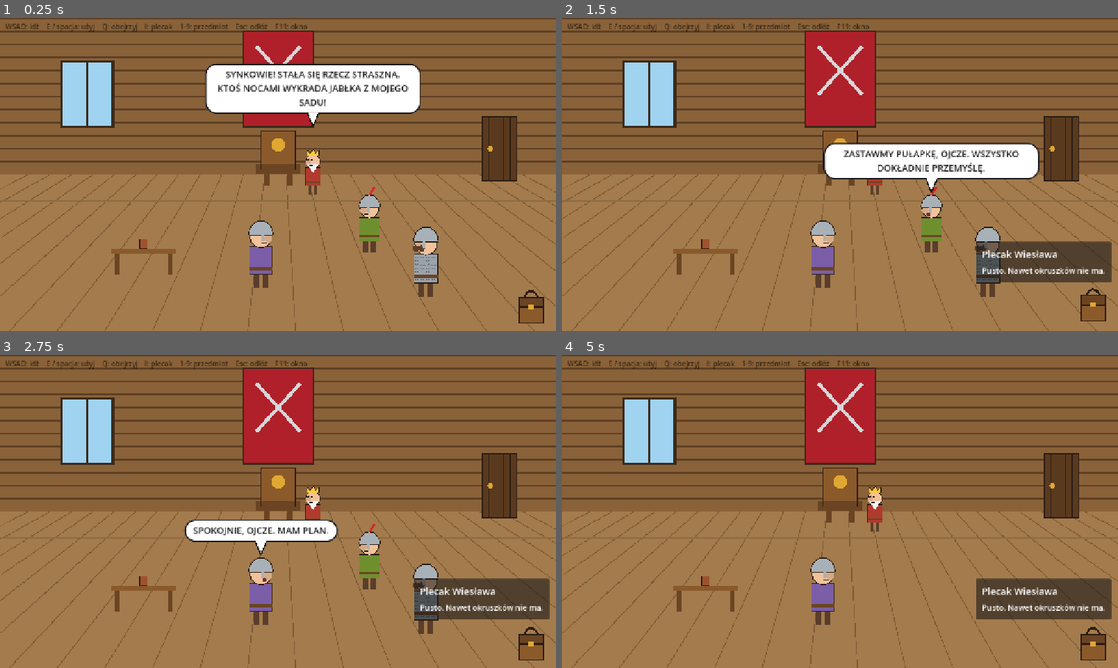
Above: before the commit, frames 1-4 (two rows, left to right).
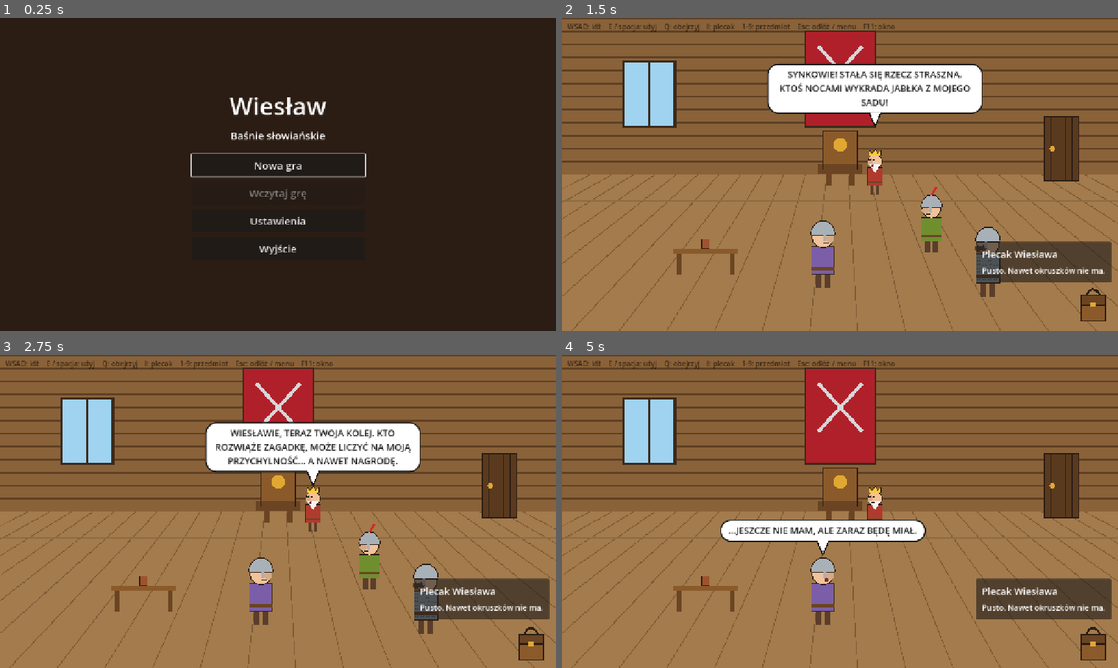
Above: after the commit, the same moments.

Repository: Kiczu/wiesiu-game
Game: Godot game, scene res://scenes/main.tscn
Two runs of this game, one before a commit and one after it. Both use one fixed random seed, a clock stepped at 60 frames per second and the inputs below.
Inputs (mouse positions are in pixels of both pictures, inside the frame that each line leads up to):
- Up to frame 1 (0.25 s): no input
- Up to frame 2 (1.5 s): click (840, 165) at 0.5 s, where only the run after the commit has a clickable "Nowa gra"; click (1090, 305) at 1.25 s
- Up to frame 3 (2.75 s): tap Enter at 2 s; move the mouse to (400, 495) at 2.02 s; hold D (move_right) from 2.03 s (still down); tap E (interact) at 2.1 s; click (400, 495) at 2.17 s; tap Space at 2.27 s; tap Q (look) at 2.3 s
- Up to frame 4 (5 s): tap Space at 2.75, 3.02, 4.52 s; move the mouse to (728, 527) at 2.77 s; release D (move_right) at 2.78 s; hold S (move_down) 2.78-3.53 s; tap Q (look) at 2.85, 3.8, 4.35 s; click (728, 527) at 2.92 s; tap E (interact) at 3.05, 3.6, 4.55 s; move the mouse to (895, 442) at 3.52 s; hold D (move_right) 3.53-4.28 s; click (895, 442) at 3.67 s; move the mouse to (812, 574) at 4.27 s; hold W (move_up) from 4.28 s (still down); click (812, 574) at 4.42 s

The runs differ from the first frame. In frame 1, 98% of the frame differs, in the area x 0-100%, y 0-100%; in frame 2, 11%; in frame 3, 8.4%; in frame 4, 2.7%.

Commit message:
feat(menu): add main menu, pause menu, save slots and settings
The game opens on a main menu. Esc opens a pause menu with 3 save slots, and every room change autosaves. Settings (full screen, speech speed) are kept between runs. Czesław now stays asleep when the orchard is entered again or loaded.

Diff:
--- a/rooms/sad.gd
+++ b/rooms/sad.gd
@@ -40,6 +40,7 @@
 	czeslaw.mustache = true
 	czeslaw.chainmail = true
 	czeslaw.facing = -1
+	czeslaw.asleep = Game.flag("czeslaw_spi") and not Game.flag("jablka_odzyskane")
 	add_hotspot("czeslaw", "Czesław Waleczny", czeslaw.position + Vector2(-40, 2), Vector2(170, 150), czeslaw.position + Vector2(-190, -10))
 
 	ksiaze = add_character("Książę Jarosław", Vector2(170, 560), Color("b03a2e"))
--- a/scripts/game.gd
+++ b/scripts/game.gd
@@ -14,6 +14,17 @@
 
 var inventory: Array[String] = []
 var flags := {}
+
+## Save slot 0 is the autosave made on every room change; 1-3 are the player's.
+const SAVE_SLOTS := 3
+const SETTINGS_PATH := "user://settings.cfg"
+
+var save_prefix := "user://save_"
+## Settings: speech bubbles stay on screen 1 / text_speed as long.
+var text_speed := 1.0
+var fullscreen := true
+## Slot to load after the scene reloads (loading from the pause menu).
+var pending_load := -1
 
 ## Test mode: speech ends instantly and characters teleport instead of walking.
 var fast := false
@@ -48,6 +59,64 @@
 	return flags.get(key, false)
 
 
+func save_game(slot: int, room_id: String) -> void:
+	var data := {
+		"room": room_id,
+		"inventory": inventory,
+		"flags": flags,
+		"time": Time.get_datetime_string_from_system(false, true),
+	}
+	var file := FileAccess.open(save_prefix + str(slot) + ".json", FileAccess.WRITE)
+	if file:
+		file.store_string(JSON.stringify(data))
+
+
+## The save's contents, or an empty dictionary when the slot is empty or broken.
+func read_save(slot: int) -> Dictionary:
+	var path := save_prefix + str(slot) + ".json"
+	if not FileAccess.file_exists(path):
+		return {}
+	var data: Variant = JSON.parse_string(FileAccess.get_file_as_string(path))
+	return data if data is Dictionary and data.has("room") else {}
+
+
+## Restores the inventory and flags; returns the room to enter, or "" if the slot is empty.
+func load_game(slot: int) -> String:
+	var data := read_save(slot)
+	if data.is_empty():
+		return ""
+	inventory.assign(data["inventory"])
+	flags = data["flags"]
+	inventory_changed.emit()
+	return data["room"]
+
+
+## The slot with the newest save, or -1 when there are none.
+func latest_save() -> int:
+	var best := -1
+	var best_time := ""
+	for slot in SAVE_SLOTS + 1:
+		var data := read_save(slot)
+		if not data.is_empty() and data["time"] > best_time:
+			best = slot
+			best_time = data["time"]
+	return best
+
+
+func load_settings() -> void:
+	var config := ConfigFile.new()
+	if config.load(SETTINGS_PATH) == OK:
+		text_speed = config.get_value("game", "text_speed", text_speed)
+		fullscreen = config.get_value("game", "fullscreen", fullscreen)
+
+
+func save_settings() -> void:
+	var config := ConfigFile.new()
+	config.set_value("game", "text_speed", text_speed)
+	config.set_value("game", "fullscreen", fullscreen)
+	config.save(SETTINGS_PATH)
+
+
 func reset() -> void:
 	inventory.clear()
 	flags.clear()
--- a/scripts/main.gd
+++ b/scripts/main.gd
@@ -10,6 +10,9 @@
 var room: Room
 var room_id := ""
 var ui: GameUI
+var menu: GameMenu
+## Tests start straight in the first room, without the main menu.
+var skip_menu := false
 ## True while a cutscene runs; clicks are ignored then.
 var busy := false
 ## Last input came from the keyboard: the hotspot in front of Wiesław is the target, not the one under the mouse.
@@ -30,11 +33,55 @@
 
 func _ready() -> void:
 	_bind_keys()
+	Game.load_settings()
+	GameMenu.apply_fullscreen()
 	ui = GameUI.new()
 	add_child(ui)
-	ui.restart_requested.connect(_restart)
-	_enter_room(FIRST_ROOM)
+	ui.restart_requested.connect(_to_main_menu)
+	menu = GameMenu.new()
+	add_child(menu)
+	menu.new_game_requested.connect(_new_game)
+	menu.load_requested.connect(_load)
+	menu.save_requested.connect(func(slot: int) -> void: Game.save_game(slot, room_id))
+	menu.resume_requested.connect(menu.close)
+	menu.main_menu_requested.connect(_to_main_menu)
+	if Game.pending_load >= 0:
+		var slot := Game.pending_load
+		Game.pending_load = -1
+		_start(Game.load_game(slot))
+	elif skip_menu:
+		_start(FIRST_ROOM)
+	else:
+		menu.show_main()
+
+
+func _start(id: String) -> void:
+	menu.close()
+	_enter_room(id)
 	run(room.intro)
+
+
+func _new_game() -> void:
+	Game.reset()
+	_start(FIRST_ROOM)
+
+
+## Loading mid-game reloads the scene first, so nothing from the old room keeps running.
+func _load(slot: int) -> void:
+	if Game.read_save(slot).is_empty():
+		return
+	if room:
+		Game.pending_load = slot
+		get_tree().paused = false
+		get_tree().reload_current_scene()
+	else:
+		_start(Game.load_game(slot))
+
+
+func _to_main_menu() -> void:
+	Game.reset()
+	get_tree().paused = false
+	get_tree().reload_current_scene()
 
 
 func run(scene: Callable) -> void:
@@ -45,6 +92,8 @@
 		if room.pending_caption != "":
 			await ui.show_caption(room.pending_caption)
 		_enter_room(room.pending_exit)
+		if not Game.fast:
+			Game.save_game(0, room_id)
 		await ui.fade_in()
 		await room.intro()
 	busy = false
@@ -78,6 +127,8 @@
 
 
 func _process(delta: float) -> void:
+	if not room:
+		return
 	var direction := Input.get_vector("move_left", "move_right", "move_up", "move_down")
 	if direction != Vector2.ZERO and _can_play():
 		keyboard_mode = true
@@ -157,8 +208,10 @@
 	elif event.is_action("cancel"):
 		if ui.is_inventory_open():
 			ui.toggle_inventory()
+		elif ui.selected_item != "":
+			ui.select_item("")
 		else:
-			ui.select_item("")
+			menu.show_pause()
 	elif number >= 0 and number < 9:
 		if number < Game.inventory.size():
 			var id := Game.inventory[number]
@@ -178,10 +231,6 @@
 
 
 func _toggle_fullscreen() -> void:
-	var fullscreen := DisplayServer.window_get_mode() == DisplayServer.WINDOW_MODE_FULLSCREEN
-	DisplayServer.window_set_mode(DisplayServer.WINDOW_MODE_WINDOWED if fullscreen else DisplayServer.WINDOW_MODE_FULLSCREEN)
-
-
-func _restart() -> void:
-	Game.reset()
-	get_tree().reload_current_scene()
+	Game.fullscreen = DisplayServer.window_get_mode() != DisplayServer.WINDOW_MODE_FULLSCREEN
+	GameMenu.apply_fullscreen()
+	Game.save_settings()
--- /dev/null
+++ b/scripts/menu.gd
@@ -0,0 +1,203 @@
+class_name GameMenu
+extends CanvasLayer
+## Main menu and pause menu: new game, save and load slots, settings.
+## While it is open the game is paused; the menu itself keeps running.
+
+signal new_game_requested
+signal load_requested(slot: int)
+signal save_requested(slot: int)
+signal resume_requested
+signal main_menu_requested
+
+const SCREEN := Vector2(1280, 720)
+const TEXT_SPEEDS := {"wolno": 0.7, "normalnie": 1.0, "szybko": 1.5}
+
+var _background: ColorRect
+var _box: VBoxContainer
+## "main" or "pause": where Back on a sub-page leads.
+var _home := "main"
+var _page := ""
+
+
+func _ready() -> void:
+	layer = 20
+	process_mode = Node.PROCESS_MODE_ALWAYS
+	_background = ColorRect.new()
+	_background.size = SCREEN
+	add_child(_background)
+	_box = VBoxContainer.new()
+	_box.position = Vector2(440, 0)
+	_box.custom_minimum_size = Vector2(400, SCREEN.y)
+	_box.alignment = BoxContainer.ALIGNMENT_CENTER
+	_box.add_theme_constant_override("separation", 12)
+	add_child(_box)
+	hide()
+
+
+func show_main() -> void:
+	_home = "main"
+	_background.color = Color("2b1d14")
+	_open(_main_page)
+
+
+func show_pause() -> void:
+	_home = "pause"
+	_background.color = Color(0, 0, 0, 0.8)
+	_open(_pause_page)
+
+
+func close() -> void:
+	hide()
+	_page = ""
+	get_tree().paused = false
+
+
+func is_open() -> bool:
+	return visible
+
+
+func _open(page: Callable) -> void:
+	show()
+	get_tree().paused = true
+	page.call()
+
+
+func _unhandled_input(event: InputEvent) -> void:
+	if not visible or not (event is InputEventKey and event.pressed and not event.echo):
+		return
+	if event.physical_keycode != KEY_ESCAPE:
+		return
+	get_viewport().set_input_as_handled()
+	if _page in ["save", "load", "settings"]:
+		_back()
+	elif _page == "pause":
+		resume_requested.emit()
+
+
+func _back() -> void:
+	if _home == "main":
+		_main_page()
+	else:
+		_pause_page()
+
+
+func _main_page() -> void:
+	_start_page("main", "Wiesław", "Baśnie słowiańskie")
+	var latest := Game.latest_save()
+	if latest >= 0:
+		_button("Kontynuuj", func() -> void: load_requested.emit(latest))
+	_button("Nowa gra", func() -> void: new_game_requested.emit())
+	_button("Wczytaj grę", _slots_page.bind(false), latest < 0)
+	_button("Ustawienia", _settings_page)
+	if not OS.has_feature("web"):
+		_button("Wyjście", func() -> void: get_tree().quit())
+	_focus_first()
+
+
+func _pause_page() -> void:
+	_start_page("pause", "Pauza")
+	_button("Wróć do gry", func() -> void: resume_requested.emit())
+	_button("Zapisz grę", _slots_page.bind(true))
+	_button("Wczytaj grę", _slots_page.bind(false), Game.latest_save() < 0)
+	_button("Ustawienia", _settings_page)
+	_button("Menu główne", func() -> void: main_menu_requested.emit())
+	_focus_first()
+
+
+func _slots_page(saving: bool) -> void:
+	_start_page("save" if saving else "load", "Zapisz grę" if saving else "Wczytaj grę")
+	for slot in Game.SAVE_SLOTS + 1:
+		if saving and slot == 0:
+			continue
+		var data := Game.read_save(slot)
+		var slot_name := "Autozapis" if slot == 0 else "Zapis %d" % slot
+		var info := "pusty" if data.is_empty() else "%s, %s" % [_room_name(data["room"]), _format_time(data["time"])]
+		var on_press: Callable
+		if saving:
+			on_press = func() -> void:
+				save_requested.emit(slot)
+				_slots_page(true)
+		else:
+			on_press = func() -> void: load_requested.emit(slot)
+		_button("%s: %s" % [slot_name, info], on_press, not saving and data.is_empty())
+	_button("Wstecz", _back)
+	_focus_first()
+
+
+func _settings_page() -> void:
+	_start_page("settings", "Ustawienia")
+	_button("Pełny ekran: " + ("tak" if Game.fullscreen else "nie"), func() -> void:
+		Game.fullscreen = not Game.fullscreen
+		apply_fullscreen()
+		Game.save_settings()
+		_settings_page())
+	var speed_name := "normalnie"
+	for key in TEXT_SPEEDS:
+		if is_equal_approx(TEXT_SPEEDS[key], Game.text_speed):
+			speed_name = key
+	_button("Szybkość dymków: " + speed_name, func() -> void:
+		var names := TEXT_SPEEDS.keys()
+		Game.text_speed = TEXT_SPEEDS[names[(names.find(speed_name) + 1) % names.size()]]
+		Game.save_settings()
+		_settings_page())
+	_button("Wstecz", _back)
+	_focus_first()
+
+
+static func apply_fullscreen() -> void:
+	var mode := DisplayServer.WINDOW_MODE_FULLSCREEN if Game.fullscreen else DisplayServer.WINDOW_MODE_WINDOWED
+	if DisplayServer.window_get_mode() != mode:
+		DisplayServer.window_set_mode(mode)
+
+
+func _start_page(page: String, title: String, subtitle := "") -> void:
+	_page = page
+	for child in _box.get_children():
+		_box.remove_child(child)
+		child.queue_free()
+	_label(title, 56)
+	if subtitle != "":
+		_label(subtitle, 24)
+	_box.add_child(Control.new())
+
+
+func _label(text: String, size: int) -> void:
+	var label := Label.new()
+	label.text = text
+	label.horizontal_alignment = HORIZONTAL_ALIGNMENT_CENTER
+	label.add_theme_font_size_override("font_size", size)
+	_box.add_child(label)
+
+
+func _button(text: String, on_press: Callable, disabled := false) -> void:
+	var button := Button.new()
+	button.text = text
+	button.disabled = disabled
+	button.custom_minimum_size = Vector2(400, 52)
+	button.add_theme_font_size_override("font_size", 24)
+	button.pressed.connect(on_press)
+	_box.add_child(button)
+
+
+func _focus_first() -> void:
+	for child in _box.get_children():
+		if child is Button and not child.disabled:
+			_grab_focus.call_deferred(child)
+			return
+
+
+## Deferred: the page may have been rebuilt by then and the button freed.
+func _grab_focus(button: Button) -> void:
+	if is_instance_valid(button) and button.is_inside_tree():
+		button.grab_focus()
+
+
+static func _room_name(id: String) -> String:
+	return {"sala": "Sala tronowa", "sad": "Sad", "munina": "Munina"}.get(id, id)
+
+
+## "2026-10-20 22:15:03" -> "20.10 22:15"
+static func _format_time(time: String) -> String:
+	if time.length() < 16:
+		return time
+	return "%s.%s %s" % [time.substr(8, 2), time.substr(5, 2), time.substr(11, 5)]
--- a/scripts/ui.gd
+++ b/scripts/ui.gd
@@ -42,7 +42,7 @@
 	who.talking = true
 	_speaking = true
 	_skip = false
-	var duration := 0.0 if Game.fast else 1.5 + text.length() * 0.06
+	var duration := 0.0 if Game.fast else (1.5 + text.length() * 0.06) / Game.text_speed
 	var elapsed := 0.0
 	while elapsed < duration and not _skip:
 		await get_tree().process_frame
@@ -239,7 +239,7 @@
 	_fade.add_child(_caption)
 
 	var hint := Label.new()
-	hint.text = "WSAD: idź    E / spacja: użyj    Q: obejrzyj    I: plecak    1-9: przedmiot    Esc: odłóż    F11: okno"
+	hint.text = "WSAD: idź    E / spacja: użyj    Q: obejrzyj    I: plecak    1-9: przedmiot    Esc: odłóż / menu    F11: okno"
 	hint.position = Vector2(12, 8)
 	hint.add_theme_font_size_override("font_size", 16)
 	hint.add_theme_color_override("font_color", Color(0, 0, 0, 0.6))
@@ -339,7 +339,7 @@
 	_end_text.add_theme_font_size_override("font_size", 24)
 	box.add_child(_end_text)
 	var again := Button.new()
-	again.text = "Zagraj jeszcze raz"
+	again.text = "Menu główne"
 	again.add_theme_font_size_override("font_size", 24)
 	again.pressed.connect(func() -> void: restart_requested.emit())
 	box.add_child(again)
--- a/tests/walkthrough.gd
+++ b/tests/walkthrough.gd
@@ -8,7 +8,9 @@
 
 func _ready() -> void:
 	Game.fast = true
+	Game.save_prefix = "user://test_save_"
 	_main = load("res://scenes/main.tscn").instantiate()
+	_main.skip_menu = true
 	add_child(_main)
 	await get_tree().process_frame
 
@@ -40,6 +42,13 @@
 	_check(_main.ui.selected_item == "kubek", "key 1 selects the first item")
 	await _press(KEY_ESCAPE)
 	_check(_main.ui.selected_item == "", "Esc puts the item back")
+	await _press(KEY_ESCAPE)
+	_check(_main.menu.is_open() and get_tree().paused, "Esc with nothing selected opens the pause menu")
+	_main.menu.resume_requested.emit()
+	_check(not _main.menu.is_open() and not get_tree().paused, "resuming closes the menu")
+	_main.menu.save_requested.emit(1)
+	var saved := Game.read_save(1)
+	_check(saved.get("room") == "sala" and "kubek" in saved.get("inventory", []), "the game is saved to slot 1")
 
 	await _do("drzwi")
 	_check(_main.room_id == "sad", "the door leads to the orchard")
@@ -103,6 +112,12 @@
 	_check(Game.flag("koniec"), "demo finished")
 	_check(_main.ui.is_end_shown(), "end screen is shown")
 
+	_check(Game.load_game(1) == "sala", "loading slot 1 returns the throne room")
+	_check(Game.has_item("kubek") and not Game.flag("koniec"), "loading restores the inventory and progress")
+	_check(Game.load_game(2) == "", "an empty slot loads nothing")
+	for slot in Game.SAVE_SLOTS + 1:
+		DirAccess.remove_absolute(Game.save_prefix + str(slot) + ".json")
+
 	print("RESULT: " + ("FAIL" if _failed else "OK"))
 	get_tree().quit(1 if _failed else 0)
 
Not shown, added: scripts/menu.gd.uid
Not shown, changed: README.md
